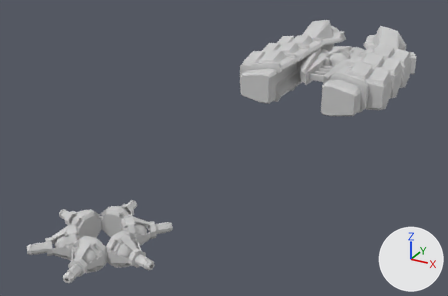
What one commit did to the FBX model プロトタイプ/ShootingGame/Assets/3DObj/big-core-mk3.fbx.
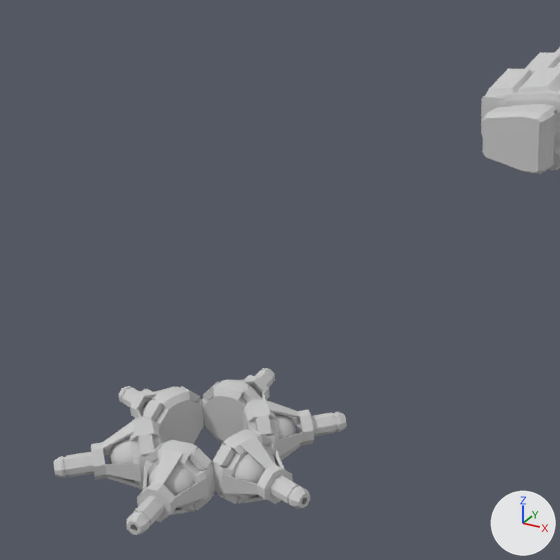
Each version appears first whole from a 50 mm lens placed at (49.1, -144.6, 44.3), pointed at (-5.8, -44.9, -5.6), and next in a close-up on the part from 0% to 62% of the width and 6% to 100% of the height. The lights are fixed; the arrows at lower right show +X, +Y and +Z. Both versions are drawn at frame 740 of the action 'Take 001'; the numbers are the values there.

Objects in the first close-up: 'option1', 'option2', 'option3', 'option4', 'option5', 'option6', 'smasher_right', 'weapon_right'.
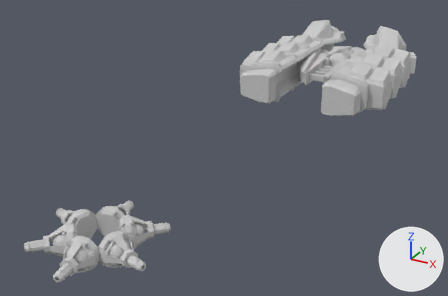
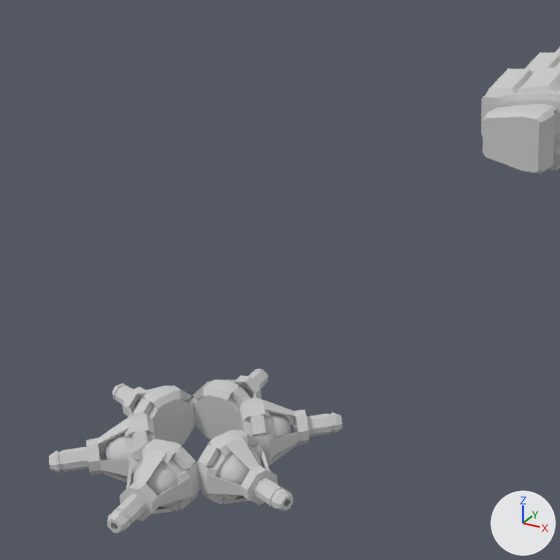
ob_dummy001 is not drawn itself; it is the parent of ob_option4, ob_option1, ob_option6, ob_option5, ob_option2, ob_option3.

Scene script edits in JSON lines:
```json
{"op": "set", "path": "ob_dummy001.scale", "old": "(0.0254, 0.0254, 0.0254)", "new": "(1.0, 1.0, 1.0)"}
{"op": "add", "block": "ob_dummy001", "code": "ob_dummy001.parent = ob_dummy002"}
{"op": "set", "path": "ob_dummy001.location", "old": "(0.283, -90.11, 0.0)", "new": "(11.16, -3548.0, 0.0)"}
{"op": "set", "path": "ob_dummy001.rotation_euler", "old": "(0.0, 0.0, 0.815)", "new": "(0.0, 0.0, -2.365)", "note": "degrees (0, 0, 47) -> degrees (0, 0, -136)"}
{"op": "add", "block": "ob_dummy002", "code": ["ob_dummy002 = bpy.data.objects.new('Dummy002', None)", "ob_dummy002.location = (0.0, 0.0, 0.0)", "ob_dummy002.scale = (0.0254, 0.0254, 0.0254)"]}
```

What differs and where, as boxes [x1, y1, x2, y2] in the close-ups (560 x 560 px):
```json
{"object": "option1", "change": "moved, turned, rescaled", "before": [119, 386, 204, 444], "after": [197, 429, 293, 511]}
{"object": "option3", "change": "moved, turned, rescaled", "before": [126, 440, 215, 535], "after": [192, 369, 268, 441]}
{"object": "option4", "change": "moved, turned, rescaled", "before": [202, 368, 275, 442], "after": [107, 439, 200, 533]}
{"object": "option6", "change": "moved, turned, rescaled", "before": [212, 429, 310, 509], "after": [112, 383, 195, 446]}
{"object": "option2", "change": "moved, turned, rescaled", "before": [53, 416, 161, 490], "after": [239, 397, 342, 467]}
{"object": "option5", "change": "moved, turned, rescaled", "before": [242, 398, 347, 460], "after": [49, 413, 155, 482]}
```
